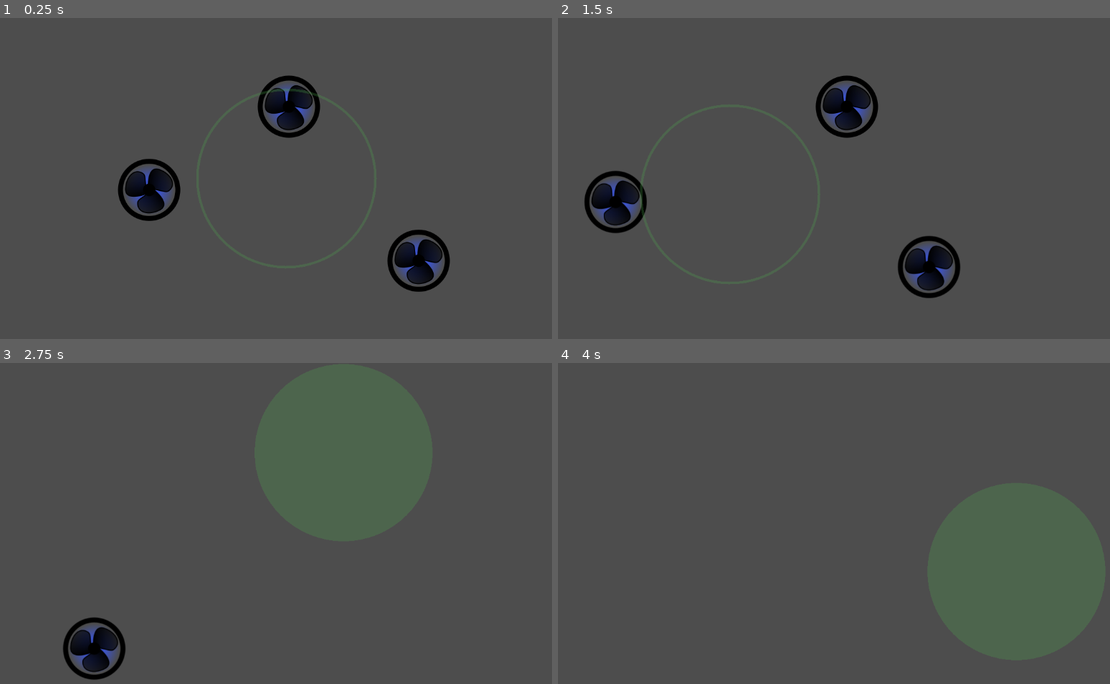
Above: before the commit, frames 1-4 (two rows, left to right).
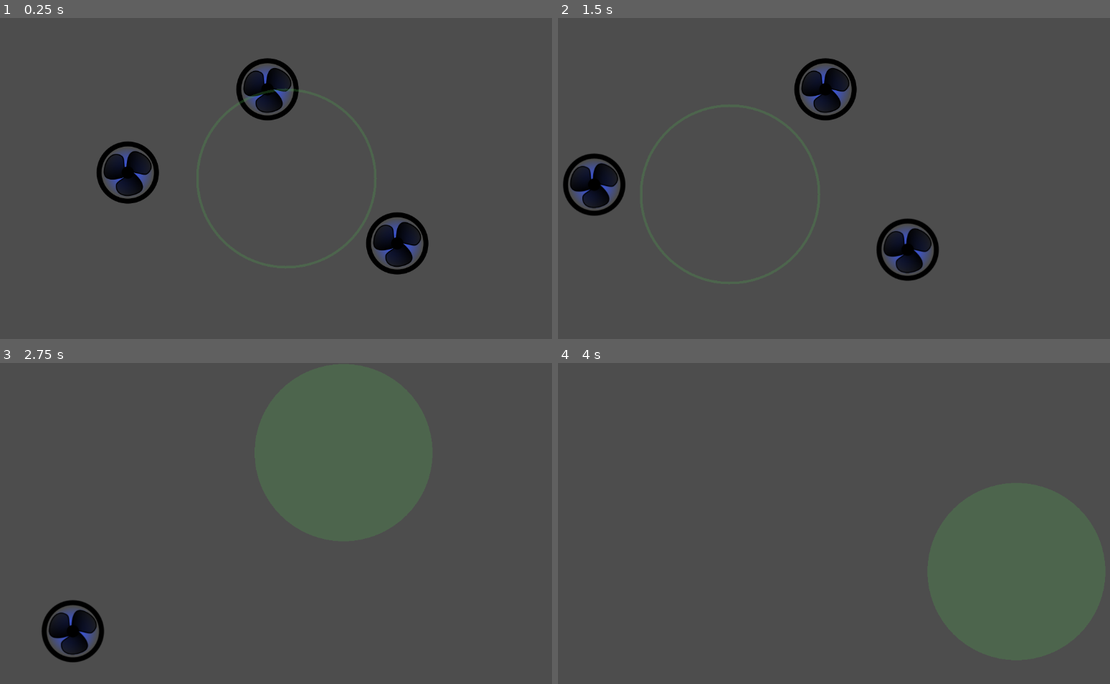
Above: after the commit, the same moments.

Repository: mgiuca/patient-zero
Game: Godot game, scene res://scenes/level.tscn
Two runs of this game, one before a commit and one after it. Both use one fixed random seed, a clock stepped at 60 frames per second and the inputs below.
Inputs (mouse positions are in pixels of both pictures, inside the frame that each line leads up to):
- Up to frame 1 (0.25 s): no input
- Up to frame 2 (1.5 s): tap Enter at 0.5 s; move the mouse to (972, 162) at 0.52 s; press the mouse at (972, 162) at 0.53 s; tap Space at 1.25 s; move the mouse to (729, 194) at 1.27 s; release the mouse at (729, 194) at 1.28 s; click (729, 194) at 1.35 s
- Up to frame 3 (2.75 s): move the mouse to (342, 452) at 2.02 s; press the mouse at (342, 452) at 2.03 s
- Up to frame 4 (4 s): move the mouse to (817, 587) at 2.77 s; release the mouse at (817, 587) at 2.78 s; click (817, 587) at 2.85 s; move the mouse to (1016, 571) at 3.52 s; press the mouse at (1016, 571) at 3.53 s

The runs differ from the first frame. In frame 1, 6.2% of the frame differs, in the area x 17-82%, y 12-86%; in frame 2, 6.2%, in the area x 0-73%, y 12-88%; in frame 3, 2.1%; in frame 4, nothing differs.

Commit message:
Add a controllable camera.

Diff:
--- a/scenes/level.gd
+++ b/scenes/level.gd
@@ -4,5 +4,7 @@
   pass # Replace with function body.
 
 func _process(delta):
-  var mouse_pos = get_viewport().get_mouse_position()
+  # Gets the mouse position in global coordinates, based on the location
+  # of the camera.
+  var mouse_pos = $Camera.get_global_mouse_position()
   $Cursor.position = mouse_pos
--- a/scenes/level.tscn
+++ b/scenes/level.tscn
@@ -7,14 +7,17 @@
 [node name="Level" type="Node"]
 script = ExtResource("1_m0dy6")
 
+[node name="Camera" type="Camera2D" parent="."]
+position_smoothing_enabled = true
+
 [node name="Cursor" parent="." instance=ExtResource("3_qt3ji")]
 z_index = 100
 
 [node name="Bot1" parent="." instance=ExtResource("1_g5p31")]
-position = Vector2(300, 347)
+position = Vector2(-319, -12)
 
 [node name="Bot2" parent="." instance=ExtResource("1_g5p31")]
-position = Vector2(842, 490)
+position = Vector2(223, 131)
 
 [node name="Bot3" parent="." instance=ExtResource("1_g5p31")]
-position = Vector2(581, 179)
+position = Vector2(-38, -180)
